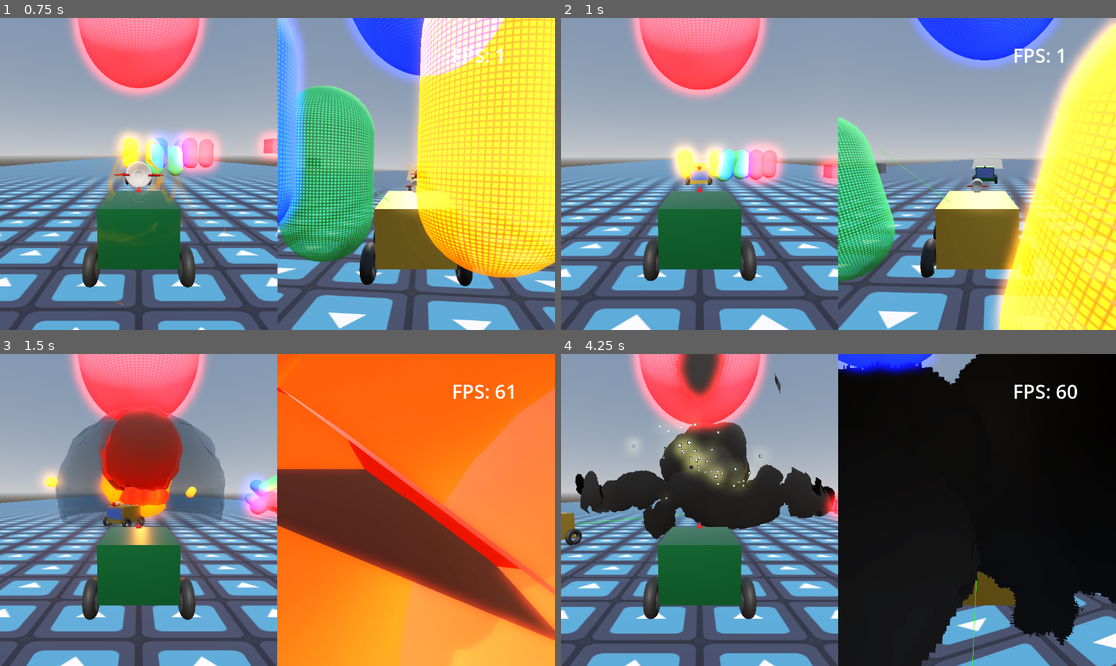
Above: before the commit, frames 1-4 (two rows, left to right).
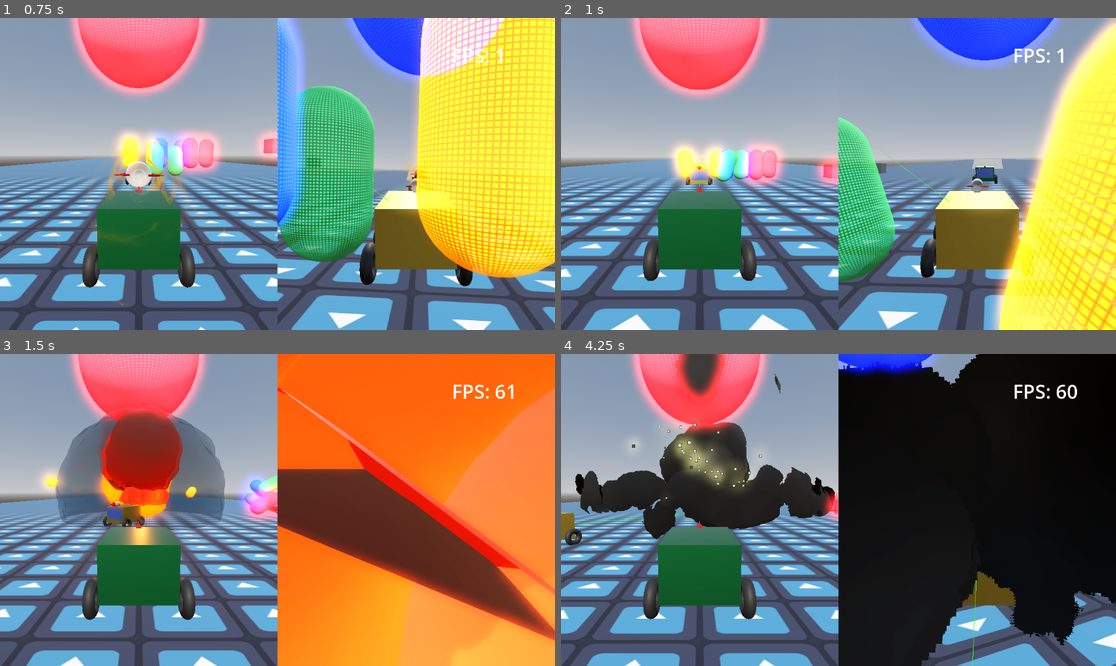
Above: after the commit, the same moments.

Repository: JojSh/MoonBuggy
Game: Godot game, scene res://test_flat_world.tscn
The game is run twice, just before and just after one commit, with the same random seed, the same clock (stepped at 60 frames per second) and the same inputs. The engine's default icon, where the game draws it, is replaced by a stand-in: a white triangle on a blue panel in a dark square.
Inputs (mouse positions are in pixels of both pictures, inside the frame that each line leads up to):
- Up to frame 1 (0.75 s): tap Enter (ui_accept) at 0.5 s; move the mouse to (399, 158) at 0.52 s; hold Right (ui_right) from 0.53 s (still down); hold F from 0.53 s (still down); click (399, 158) at 0.67 s
- Up to frame 2 (1 s): keep holding Right (ui_right); keep holding F; tap Enter (ui_accept) at 0.77 s
- Up to frame 3 (1.5 s): move the mouse to (166, 525) at 1.27 s; release Right (ui_right) at 1.28 s; release F at 1.28 s; hold Down (ui_down) from 1.28 s (still down); tap Space at 1.35 s
- Up to frame 4 (4.25 s): tap Enter (ui_accept) at 1.52, 3.02, 3.77 s; move the mouse to (894, 441) at 2.02 s; release Down (ui_down) at 2.03 s; hold Right (ui_right) 2.03-2.78 s; hold F 2.03-2.78 s; move the mouse to (810, 572) at 2.77 s; hold Up (ui_up) 2.78-3.53 s; tap Space at 2.85 s; click (810, 572) at 2.92 s; move the mouse to (1005, 556) at 3.52 s; hold Left (ui_left) from 3.53 s (still down); hold F from 3.53 s (still down)

Frame 1 is identical in both runs. In frame 2, less than 0.1% of the frame differs, in the area x 49-51%, y 31-100%; in frame 3, 0.1%; in frame 4, 0.2%, in the area x 12-51%, y 0-100%.

Commit message:
Remove camera from Explosion prefab, should improve perf and audio issues

Diff:
--- a/ExplosionPrefab.tscn
+++ b/ExplosionPrefab.tscn
@@ -483,6 +483,3 @@
 visibility_aabb = AABB(-4.43159, -4.89342, -5.63455, 8.74642, 9.50395, 11.1137)
 process_material = SubResource("ParticleProcessMaterial_lpkla")
 draw_pass_1 = SubResource("QuadMesh_4dj35")
-
-[node name="Camera3D" type="Camera3D" parent="."]
-transform = Transform3D(1, 0, 0, 0, 1, 0, 0, 0, 1, 0, 0, 8.47796)
